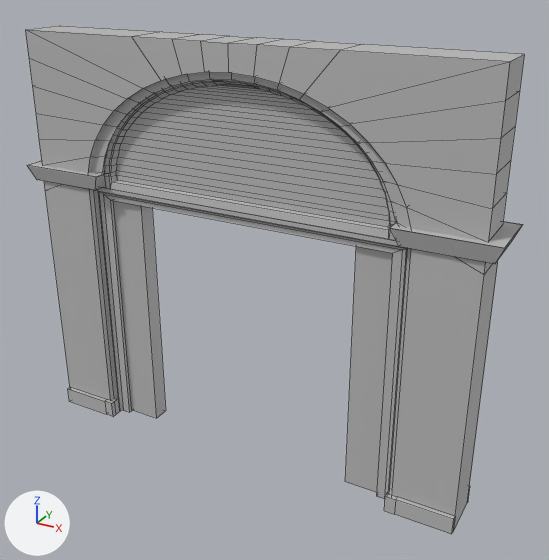
What one commit did to the FBX model SpainHouse/Content/Art/models/SM_SM_BigDoorWall.fbx.
Camera for both pictures: a camera (50 mm lens) standing at (5.026, -5.018, 4.247) and looking at (2.227, 0.072, 1.702). The axes (+X, +Y, +Z) are drawn at lower left. The lights are the same throughout. Mesh edges are drawn as thin lines. Where no turn or scale is listed for an object, it has been applied to the vertices.

In view in the first picture: 'SM_BigDoorWallShape'.
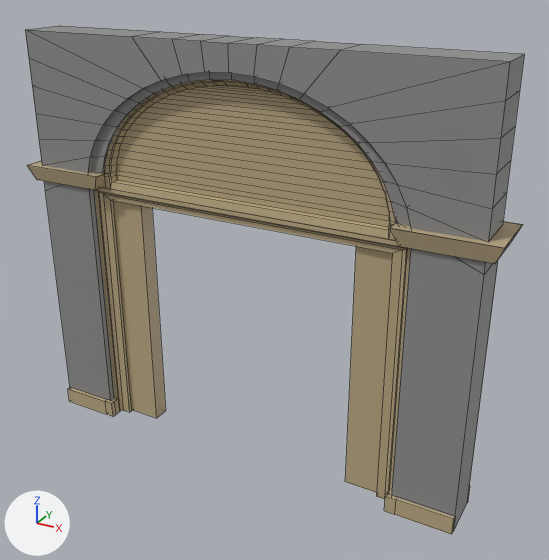
Location of each change, [x1, y1, x2, y2] in pixels of the pictures (549 x 560 px; the box of a moved part takes in the faces that stretch with it):
part 1 of me_mesh, moved or reshaped
    both: [214, 82, 259, 89]
part 2 of me_mesh, recoloured
    both: [27, 80, 523, 534]
part 3 of me_mesh, recoloured
    both: [25, 25, 524, 532]

The change in detail:
Material 'plaster' (mat_plaster) is new.
Its base color is (0.272, 0.272, 0.272) (grey #8e8e8e).
Material 'wood' (mat_wood) is new.
Its base color is (0.5, 0.399, 0.231) (beige #bca984).
me_mesh is used by ob_sm_bigdoorwallshape; location (2.0, -0.001, 1.805).
me_mesh had 802 vertices, 749 faces and spanned x -2.12..2.12, y -0.26..0.26, z -1.81..1.81.
me_mesh now has 804 vertices, 749 faces and spans x -2.12..2.12, y -0.26..0.26, z -1.81..1.81.
Part 1, on me_mesh:
2 vertices are removed from x -0.1..0.09, y -0.03, z 1.48.
8 faces are deleted.
4 vertices are added at (0.09, -0.08, 1.48), (-0.1, -0.08, 1.48), (-0.1, 0.03, 1.48), (0.09, 0.03, 1.48).
8 new faces join them, mat_wood (beige #bca984).
me_mesh part 2: 585 faces spanning x -2.12..2.12, y -0.26..0.26, z -1.81..1.74 switch from mat_lambert1 (grey #bcbcbc) to mat_wood (beige #bca984).
me_mesh part 3: 156 faces spanning x -1.99..1.99, y -0.2..0.2, z -1.81..1.81 switch from mat_lambert1 (grey #bcbcbc) to mat_plaster (grey #8e8e8e).
